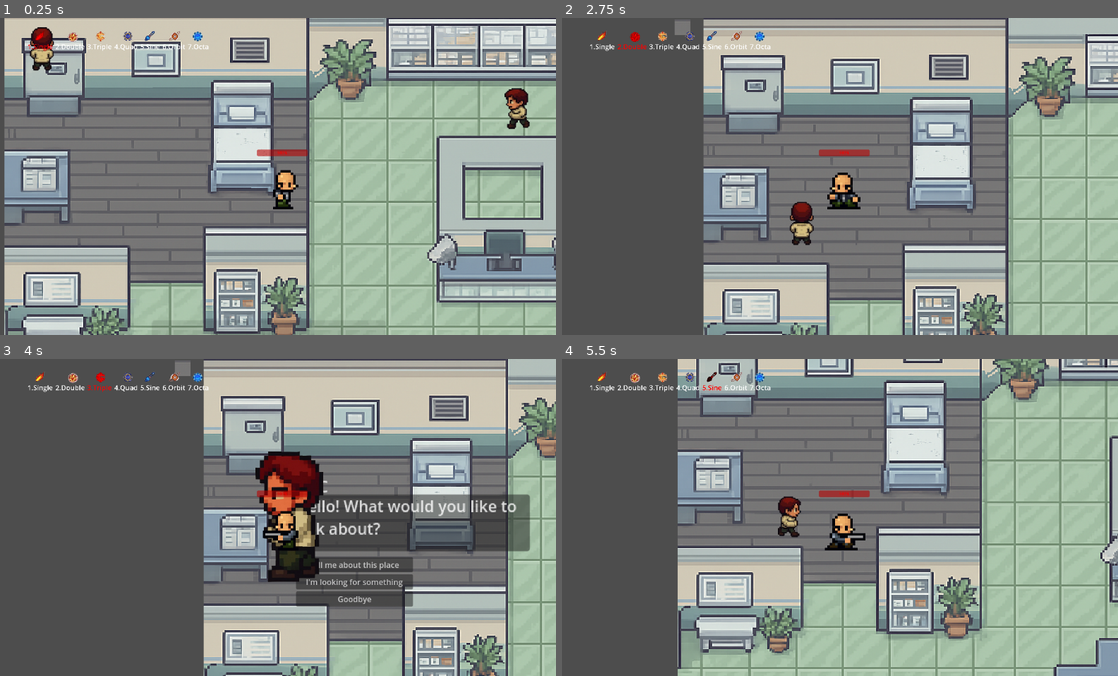
Above: before the commit, frames 1-4 (two rows, left to right).
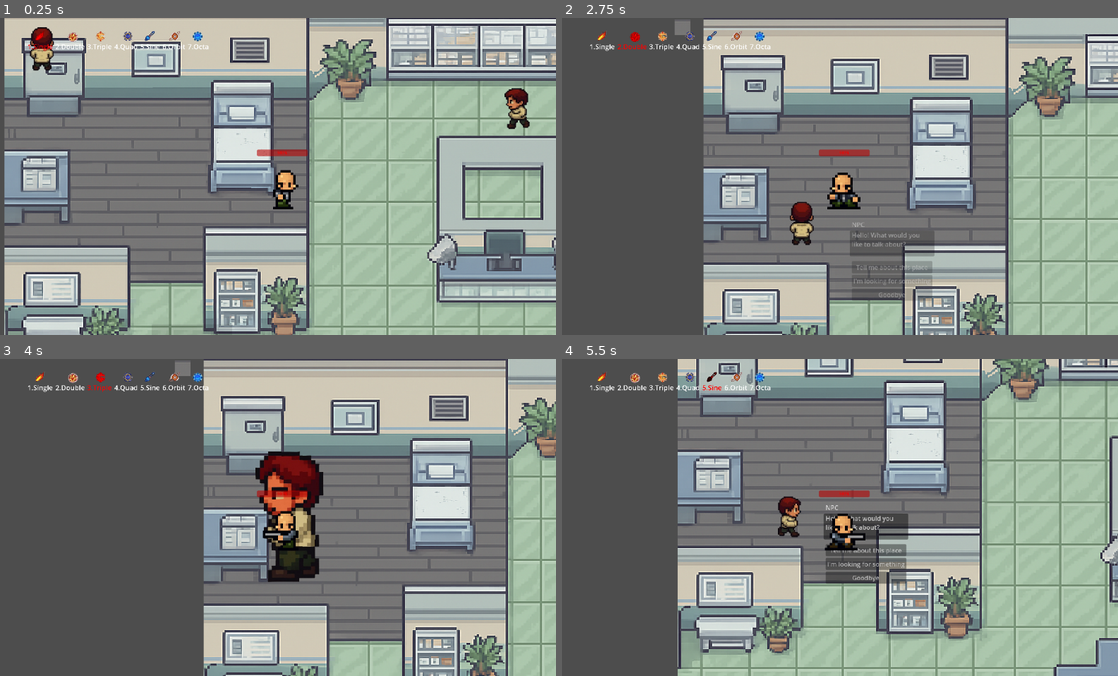
Above: after the commit, the same moments.

Repository: levi-tabosa/trabai_andrea
Game: Godot game, scene res://scenes/main.tscn
Two runs of this game, one before a commit and one after it. Both use one fixed random seed, a clock stepped at 60 frames per second and the inputs below.
Inputs (mouse positions are in pixels of both pictures, inside the frame that each line leads up to):
- Up to frame 1 (0.25 s): no input
- Up to frame 2 (2.75 s): tap Enter (ui_accept) at 0.5, 0.77, 1.52 s; hold Up (ui_up) 0.53-2.03 s; tap Keypad Enter (enter) at 0.6 s; tap 1 (select-1) at 1.35 s; hold Left (ui_left) from 2.03 s (still down); tap 2 (select-2) at 2.1 s
- Up to frame 3 (4 s): release Left (ui_left) at 2.75 s; click (328, 596) at 2.77 s; hold Left (ui_left) from 3.53 s (still down); tap 3 (select-3) at 3.6 s; tap Enter (ui_accept) at 3.77 s
- Up to frame 4 (5.5 s): release Left (ui_left) at 4.28 s; hold Down (ui_down) 4.28-5.03 s; tap 4 (select-4) at 4.35 s; tap Enter (ui_accept) at 4.52, 5.27 s; hold Right (ui_right) from 5.03 s (still down); tap 5 (select-5) at 5.1 s

The runs differ from the first frame. In frame 2, 1.3% of the frame differs, in the area x 51-68%, y 64-90%; in frame 3, 9.1%, in the area x 53-96%, y 38-79%; in frame 4, 2.2%.

Commit message:
fix: dialogue panel clipando com botoes

Diff:
--- a/project.godot
+++ b/project.godot
@@ -17,6 +17,10 @@
 [autoload]
 
 DialogueManager="*res://scripts/dialogue_manager.gd"
+
+[dotnet]
+
+project/assembly_name="Hell_fantasy"
 
 [input]
 
--- a/scenes/dialogue_ui.tscn
+++ b/scenes/dialogue_ui.tscn
@@ -5,41 +5,44 @@
 [node name="DialogueUI" type="Control"]
 layout_mode = 3
 anchors_preset = 0
+offset_right = 312.0
+offset_bottom = 162.0
+scale = Vector2(0.4, 0.4)
+script = ExtResource("1_dwk8m")
+
+[node name="UIControl" type="Control" parent="."]
+anchors_preset = 0
 offset_right = 40.0
 offset_bottom = 40.0
-script = ExtResource("1_dwk8m")
 
-[node name="Panel" type="Panel" parent="."]
+[node name="Panel" type="Panel" parent="UIControl"]
+self_modulate = Color(0, 0, 0, 1)
+show_behind_parent = true
 layout_direction = 2
-layout_mode = 1
-anchors_preset = 15
-anchor_right = 1.0
-anchor_bottom = 1.0
-grow_horizontal = 2
-grow_vertical = 2
+layout_mode = 2
+offset_top = 10.0
+offset_right = 205.0
+offset_bottom = 90.0
+size_flags_vertical = 3
 
-[node name="TitleLabel" type="Label" parent="Panel"]
-layout_mode = 1
-offset_top = -20.0
-offset_right = 1.0
-offset_bottom = 3.0
+[node name="MainLayout" type="VBoxContainer" parent="UIControl"]
+layout_mode = 2
+offset_top = -15.0
+offset_right = 200.0
+offset_bottom = 150.0
 
-[node name="TextLabel" type="RichTextLabel" parent="Panel"]
+[node name="TitleLabel" type="Label" parent="UIControl/MainLayout"]
+layout_mode = 2
+clip_text = true
+
+[node name="TextLabel" type="RichTextLabel" parent="UIControl/MainLayout"]
 clip_contents = false
-layout_mode = 1
-anchors_preset = 15
-anchor_right = 1.0
-anchor_bottom = 1.0
-grow_horizontal = 2
-grow_vertical = 2
+layout_mode = 2
 fit_content = true
 
-[node name="ChoicesContainer" type="VBoxContainer" parent="Panel"]
-layout_mode = 1
-anchors_preset = 15
-anchor_right = 1.0
-anchor_bottom = 1.0
-grow_horizontal = 2
-grow_vertical = 2
-scale = Vector2(0.5, 0.5)
-pivot_offset = Vector2(0, 170)
+[node name="Dummy" type="CheckButton" parent="UIControl/MainLayout"]
+self_modulate = Color(1, 1, 1, 0)
+layout_mode = 2
+
+[node name="ChoicesContainer" type="VBoxContainer" parent="UIControl/MainLayout"]
+layout_mode = 2
--- a/scenes/hospital.tscn
+++ b/scenes/hospital.tscn
@@ -12606,7 +12606,7 @@
 shape = SubResource("RectangleShape2D_ogynv")
 
 [node name="DialogueArea" parent="." instance=ExtResource("4_uvncx")]
-position = Vector2(256, 383)
+position = Vector2(165, 219)
 dialogue_data = "
 {
  	\"start\": {
--- a/scripts/dialogue_ui.gd
+++ b/scripts/dialogue_ui.gd
@@ -1,9 +1,11 @@
 extends Control
 
-@onready var title_label = $Panel/TitleLabel
-@onready var text_label = $Panel/TextLabel
-@onready var panel = $Panel
-@onready var choices_container = $Panel/ChoicesContainer
+@onready var control = $UIControl
+@onready var title_label = $UIControl/MainLayout/TitleLabel
+@onready var text_label = $UIControl/MainLayout/TextLabel
+@onready var layout = $UIControl/MainLayout
+@onready var panel = $UIControl/Panel
+@onready var choices_container = $UIControl/MainLayout/ChoicesContainer
 
 var current_choices = []
 var choice_buttons = []
@@ -15,25 +17,33 @@
 	global_position = pos
 	title_label.text = title
 	text_label.text = text
-	panel.visible = true
 
 	clear_choices()
 
 	current_choices = choices
+	choices_container.visible = choices.size() > 0
 	if choices.size() > 0:
 		create_choice_buttons(choices)
 
-	panel.modulate = Color(1, 1, 1, 0)
+	control.visible = true
+	control.modulate = Color(1, 1, 1, 0)
 	var tween = create_tween()
-	tween.tween_property(panel, "modulate", Color(1, 1, 1, 1), 0.3)
+	tween.tween_property(control, "modulate", Color(1, 1, 1, 1), 0.3)
+
+	await  get_tree().create_timer(0).timeout
+	update_panel_size()
 
 func hide_dialogue() -> void:
 	var tween = create_tween()
-	tween.tween_property(panel, "modulate", Color(1, 1, 1, 0), 0.3)
+	tween.tween_property(control, "modulate", Color(1, 1, 1, 0), 0.3)
 	tween.tween_callback(func():
-		panel.visible = false
+		control.visible = false
 		clear_choices()
 	)
+
+func update_panel_size() -> void:
+	panel.size = text_label.get_rect().size + Vector2(10, 20)
+	panel.position = text_label.get_rect().position - Vector2(5, 15)
 
 func clear_choices() -> void:
 	for button in choice_buttons:
@@ -54,5 +64,4 @@
 	DialogueManager.make_choice(index)
 
 func on_choice_made(choice_index: int) -> void:
-	# This can be used to handle UI changes after a choice is made
 	pass
Not shown: 1 places in scenes/hospital.tscn that only renumber resources
